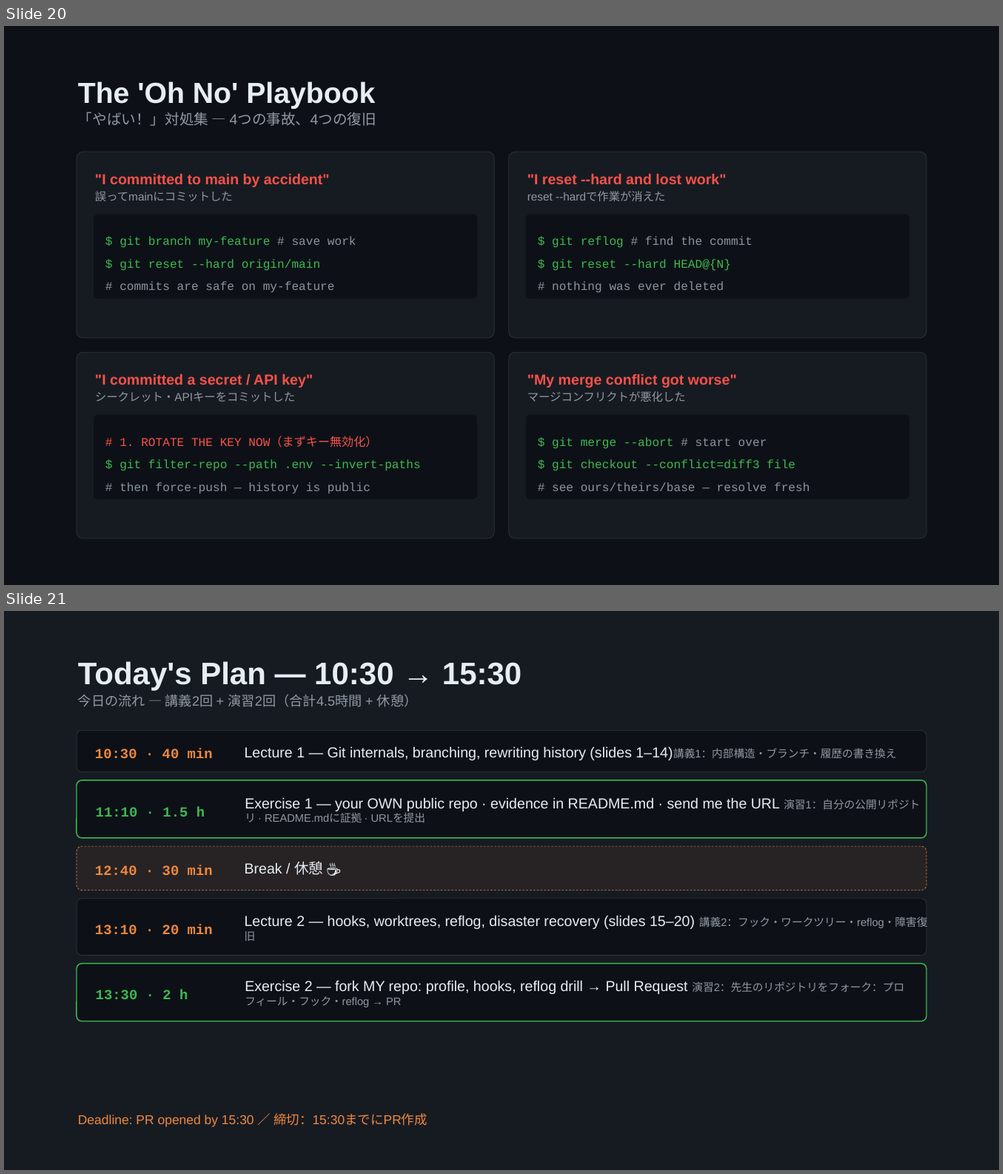
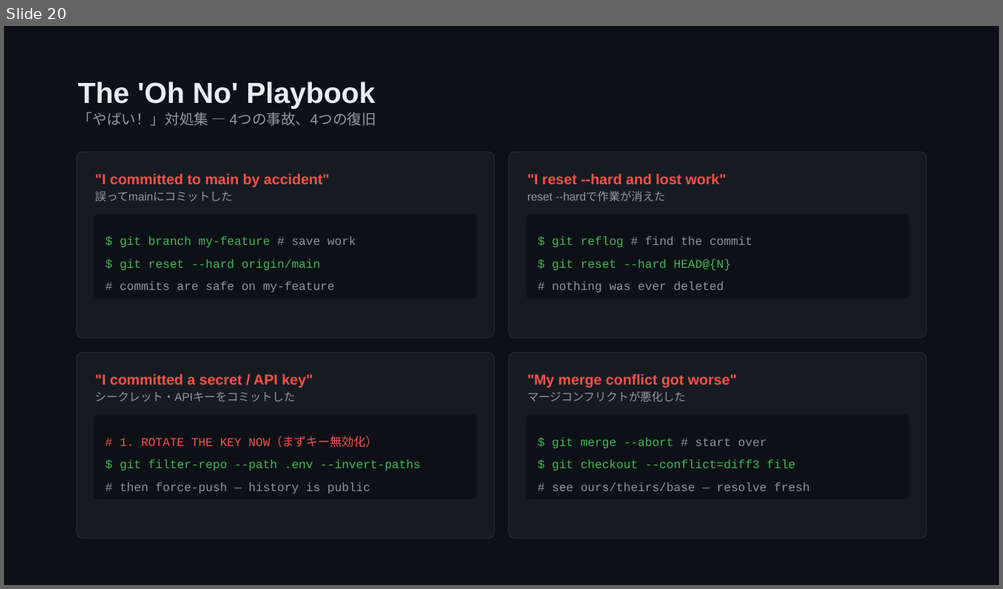
Before and after one commit to Shun-N0/ryudai_git_2026, a slide deck: Git_class_workshop_prep.pptx. Shown one above the other, each under a label of ours: slides 20 and 21 before the commit, slide 20 after it. The pictures are 1003x1174 and 1003x589 pixels, drawn with LibreOffice and Linux fonts; fonts in the diff are those of the drawing. Boxes give left, top, right and bottom in pixels: in the first picture for what was removed or moved away, otherwise in the second. Text is boxed around its words. In the diff, an @@ line names an element or a change of style, - is before the commit and + after.

```diff
--- a/Git_class_workshop_prep.pptx
+++ b/Git_class_workshop_prep.pptx
@@ slide 21 removed at bbox=[4, 611, 999, 1170], background #161B22 @@
@@ text removed at bbox=[78, 661, 521, 691] @@
-Today's Plan — 10:30 → 15:30
@@ text removed at bbox=[78, 694, 418, 707] @@
-今日の流れ — 講義2回 + 演習2回（合計4.5時間 + 休憩）
@@ rounded rectangle removed at bbox=[77, 730, 926, 772] @@
@@ text removed at bbox=[95, 749, 213, 759] @@
-10:30 · 40 min
@@ text removed at bbox=[244, 746, 896, 760] @@
-Lecture 1 — Git internals, branching, rewriting history (slides 1–14)講義1：内部構造・ブランチ・履歴の書き換え
@@ rounded rectangle removed at bbox=[77, 780, 926, 838] @@
@@ text removed at bbox=[96, 806, 205, 817] @@
-11:10 · 1.5 h
@@ text removed at bbox=[244, 797, 919, 823] @@
-Exercise 1 — your OWN public repo · evidence in README.md · send me the URL 演習1：自分の公開リポジトリ · README.mdに証拠 · URLを提出
@@ rounded rectangle removed at bbox=[77, 846, 926, 891] @@
@@ text removed at bbox=[95, 866, 213, 875] @@
-12:40 · 30 min
@@ text removed at bbox=[244, 861, 323, 875] @@
-Break / 休憩 ☕
@@ rounded rectangle removed at bbox=[77, 899, 926, 956] @@
@@ text removed at bbox=[244, 915, 928, 941] @@
-Lecture 2 — hooks, worktrees, reflog, disaster recovery (slides 15–20) 講義2：フック・ワークツリー・reflog・障害復旧
@@ text removed at bbox=[95, 925, 213, 934] @@
-13:10 · 20 min
@@ rounded rectangle removed at bbox=[77, 963, 926, 1021] @@
@@ text removed at bbox=[244, 980, 904, 1008] @@
-Exercise 2 — fork MY repo: profile, hooks, reflog drill → Pull Request 演習2：先生のリポジトリをフォーク：プロフィール・フック・reflog → PR
@@ text removed at bbox=[96, 990, 188, 999] @@
-13:30 · 2 h
@@ text removed at bbox=[78, 1113, 427, 1128] @@
-Deadline: PR opened by 15:30 ／ 締切：15:30までにPR作成
```
Also in this commit, not shown: 10 slides changed, 1 slide added, 1 other slide removed.
